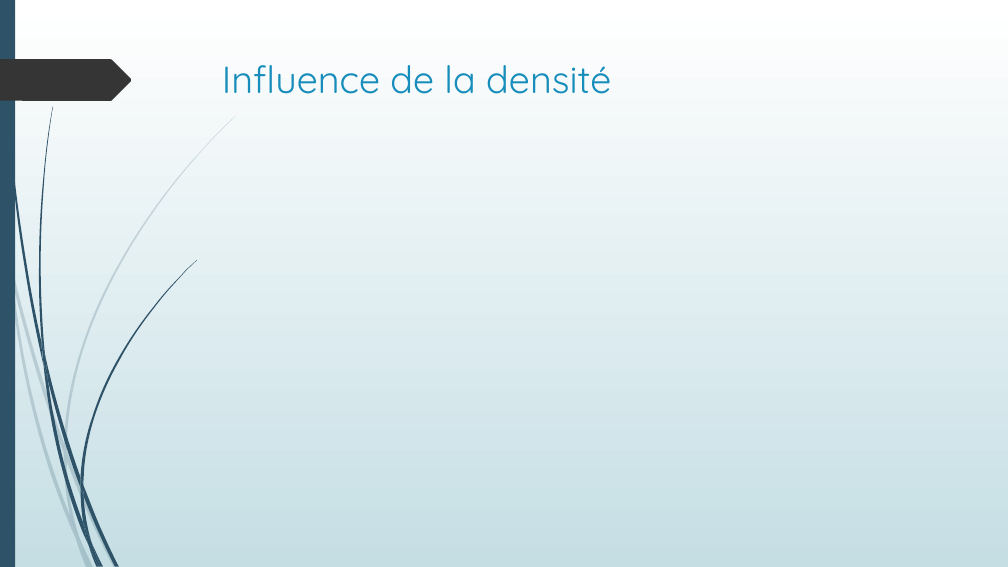
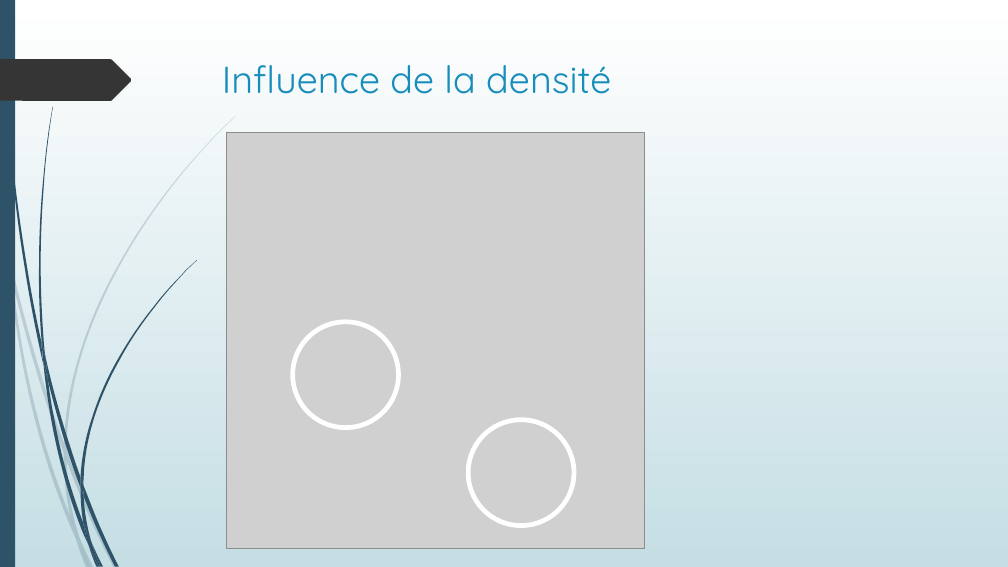
Before and after one commit to Poroing/CrowdDeplacementOptimisation, a slide deck: slide 27 of Présentation/Détermination d'un plan d'évacuation incendie.pptx (slide 20 before the commit). Drawn at 1008x567 pixels with LibreOffice and Linux fonts; fonts in the diff are those of the drawing; grey boxes stand for pictures. Boxes give left, top, right and bottom in pixels: in the first picture for what was removed or moved away, otherwise in the second. Text is boxed around its words. In the diff, an @@ line names an element or a change of style, - is before the commit and + after.

```diff
--- a/Présentation/Détermination d'un plan d'évacuation incendie.pptx
+++ b/Présentation/Détermination d'un plan d'évacuation incendie.pptx
@@ picture added at (x1=227, y1=133, x2=644, y2=549) @@
@@ ellipse added at (x1=293, y1=322, x2=399, y2=428), outline #FFFFFF 4.5 pt @@
@@ ellipse added at (x1=468, y1=420, x2=574, y2=526), outline #FFFFFF 4.5 pt @@
```
Also in this commit, not shown: 1 other slide changed, 9 slides added, 1 slide removed.
